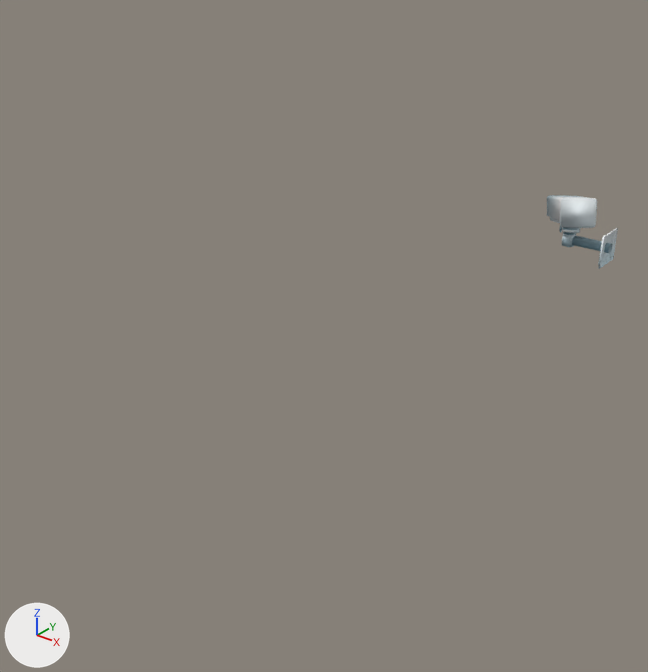
Before and after pictures for a commit that changed the glTF model public/camera.glb.
Rendered twice from a 50 mm camera at (115.0, -315.0, 117.0) aimed at (-62.0, -94.0, -20.0). Every picture has the same lights, and +X, +Y and +Z are marked at lower left. Where no turn or scale is listed for an object, it has been applied to the vertices. Vertices at the same position are counted once.

Objects in the first picture: 'base', 'camera', 'socle'.
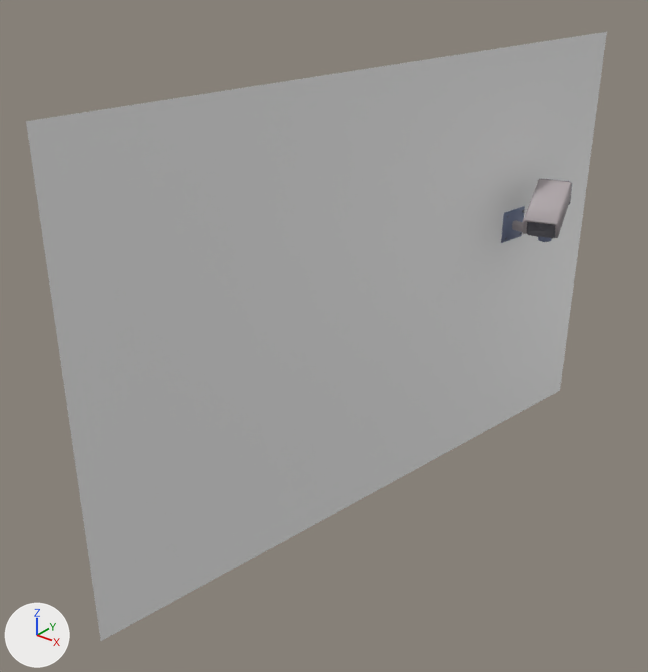
Location of each change, [x1, y1, x2, y2] in pixels of the pictures (648 x 672 px):
'Plane', added
    after: [26, 32, 607, 641]
'camera', surface changed, moved, turned
    before: [547, 195, 597, 233]
    after: [523, 179, 572, 238]
'base', surface changed, moved, turned
    before: [562, 228, 618, 269]
    after: [501, 206, 552, 243]
'socle', surface changed
    both: [562, 227, 580, 233]

Edits to the bpy script that builds the scene:
```text
Add img_texture_camera:
    img_texture_camera = load_image('texture_camera', '_unpacked/texture_camera', 32, 32, 'sRGB')
Change mat_material__6:
    mat_material__6.texture: img_imphenziapalette01_256_gradient -> img_texture_camera
Change me_object001_004:
    where me_object001_004.from_pydata(...)  # 868 vertices, 1446 faces; spans x -18.3..0.6, y -6.2..6.2, z -6.5..6.5
    used by ob_base; location = (0.0, -0.2, 0.2); rotation_euler = (1.571, 0.0, 0.0), in degrees (90, 0, 0)
    me_object001_004 part 1: texture (UV) coordinates of 1430 of 1446 faces, centred in x -18.3..-0.2, y -6.2..6.2, z -6.5..6.5, changed; they spanned u -161.43..0.24, v -74.31..0.11 and now span u -161.27..0.98, v -74.29..0.97
Change me_object001_001:
    where me_object001_001.from_pydata(...)  # 690 vertices, 1218 faces; spans x -16.2..12.2, y -1.5..15.2, z -19.2..13.8
    used by ob_camera; location = (-16.2, 0.1, 4.3); rotation_euler = (1.571, 0.0, 0.0), in degrees (90, 0, 0)
    me_object001_001 part 2: texture (UV) coordinates of 1218 of 1218 faces, centred in x -15.9..12.2, y -1.4..15.2, z -19.0..13.8, changed; they spanned u -194.15..0.47, v -91.97..0.12 and now span u -194.48..0.98, v -92.67..0.93
Add me_plane:
    me_plane.from_pydata([(-21.0, -121.0, 82.0), (-21.0, -121.0, -82.0), (21.0, 121.0, 82.0), (21.0, 121.0, -82.0)], [], [(0, 1, 3), (0, 3, 2)])
Change ob_base:
    ob_base.location: (0.0, -0.2, 0.2) -> (-41.3, 2.0, 0.2)
    ob_base.rotation_euler: (1.571, 0.0, 0.0) -> (1.571, 0.0, 2.968)  # degrees (90, 0, 0) -> degrees (90, 0, 170)
Change ob_camera:
    ob_camera.location: (-16.2, 0.1, 4.3) -> (-25.4, -1.0, 4.3)
    ob_camera.rotation_euler: (1.571, 0.0, 0.0) -> (1.571, 0.0, 2.824)  # degrees (90, 0, 0) -> degrees (90, 0, 162)
Add ob_plane:
    ob_plane = bpy.data.objects.new('Plane', me_plane)
    ob_plane.location = (-53.7, -69.6, -12.5)
```
